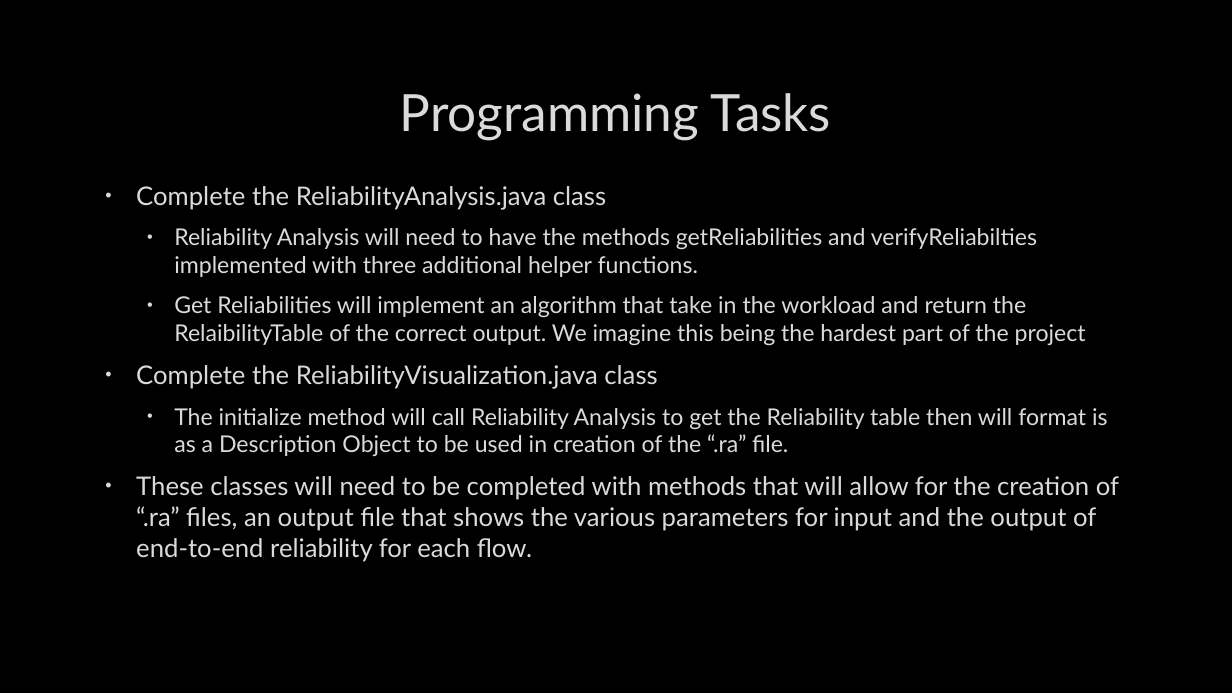
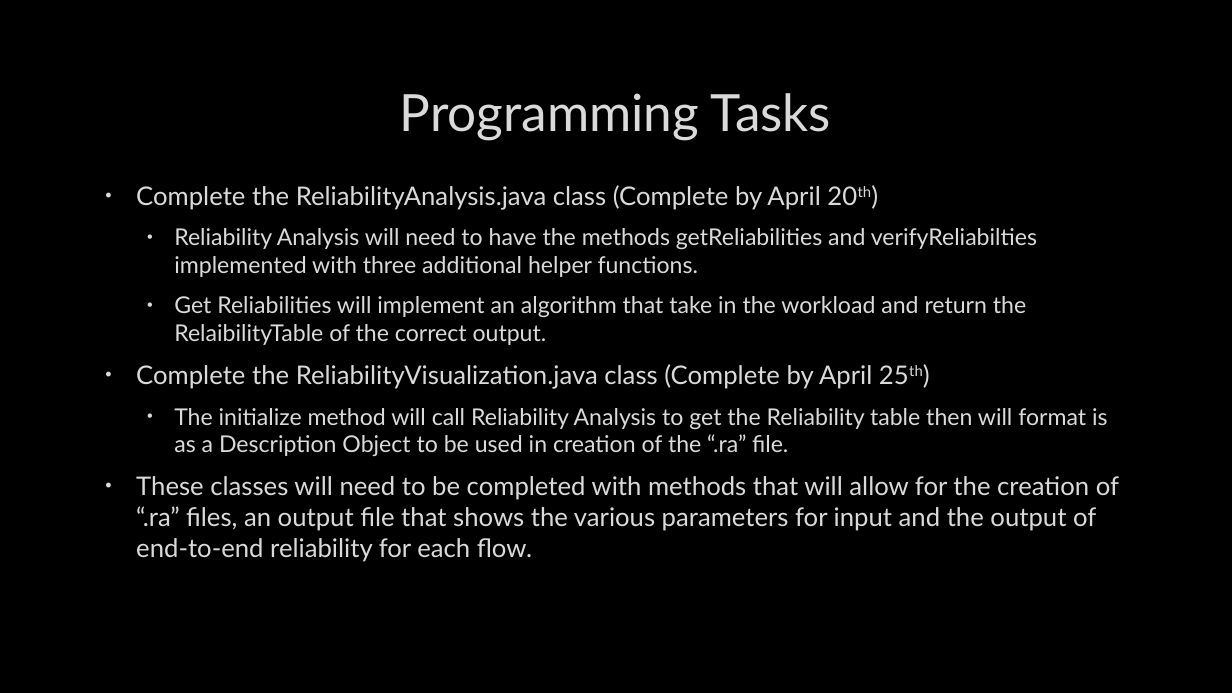
Before and after one commit to julianwemmie/Warp, a slide deck: slide 3 of SWD Project Plan.pptx. Drawn at 1232x693 pixels with LibreOffice and Linux fonts; fonts in the diff are those of the drawing; background and template pictures are left out. Boxes give left, top, right and bottom in pixels: in the first picture for what was removed or moved away, otherwise in the second. Text is boxed around its words. In the diff, an @@ line names an element or a change of style, - is before the commit and + after.

```diff
--- a/SWD Project Plan.pptx
+++ b/SWD Project Plan.pptx
@@ text at [136,185,820,210]: text changed @@
-• Complete the ReliabilityAnalysis.java class
+• Complete the ReliabilityAnalysis.java class (Complete by April 20th)
@@ text at [136,296,1026,389]: text changed @@
-  • Get Reliabilities will implement an algorithm that take in the workload and return the RelaibilityTable of the correct output. We imagine this being the hardest part of the project
-• Complete the ReliabilityVisualization.java class
+  • Get Reliabilities will implement an algorithm that take in the workload and return the RelaibilityTable of the correct output.
+• Complete the ReliabilityVisualization.java class (Complete by April 25th)
```
Also in this commit, not shown: 3 other slides changed, 1 other file.
